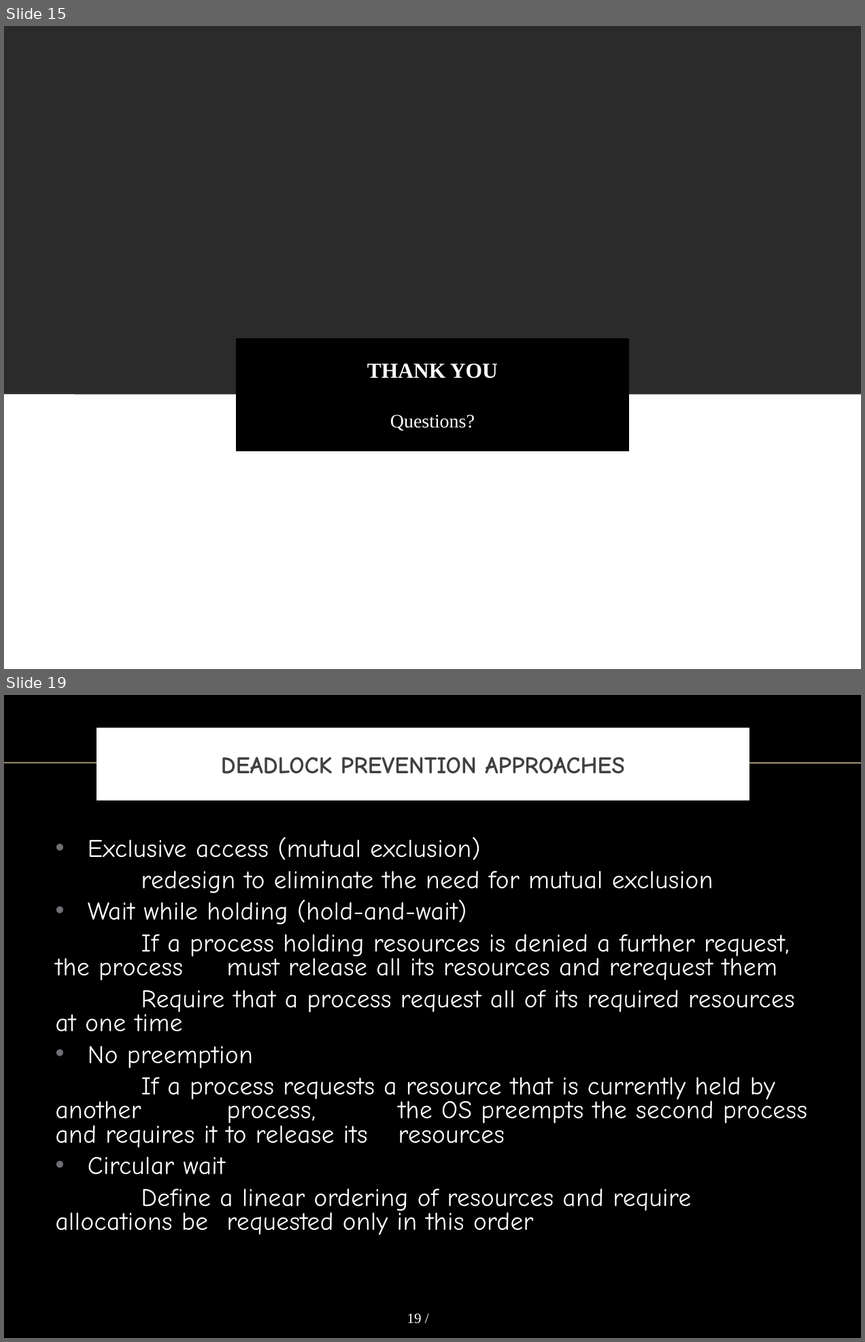
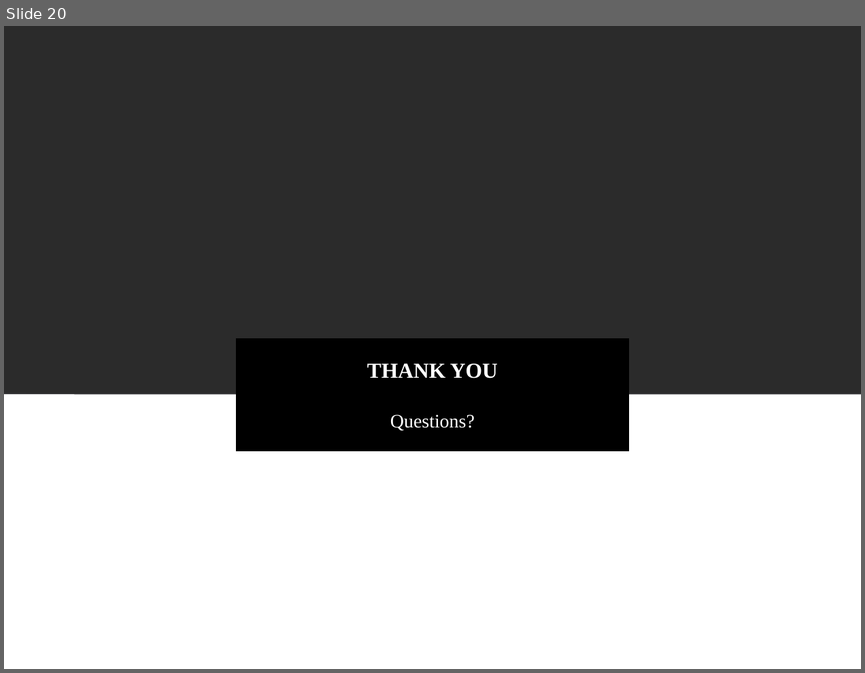
Before and after one commit to vong-srey/Paravantage, a slide deck: Presentation.pptx. Shown one above the other, each under a label of ours: slides 15 and 19 before the commit, slide 20 after it; the slides between them are not shown. The pictures are 865x1342 and 865x673 pixels, drawn with LibreOffice and Linux fonts; fonts in the diff are those of the drawing; background and template pictures are left out; a plain dark background stands for a picture behind light text. Boxes give left, top, right and bottom in pixels: in the first picture for what was removed or moved away, otherwise in the second. Text is boxed around its words. In the diff, an @@ line names an element or a change of style, - is before the commit and + after.

```diff
--- a/Presentation.pptx
+++ b/Presentation.pptx
@@ slide 19 removed at (4,695,861,1338), background picture (left out) @@
@@ title removed at (100,732,746,798) @@
-DEADLOCK PREVENTION APPROACHES
@@ line removed from (4, 763) to (861, 763) @@
@@ text removed at (56,837,807,1235) @@
-• Exclusive access (mutual exclusion)
-redesign to eliminate the need for mutual exclusion
-• Wait while holding (hold-and-wait)
-If a process holding resources is denied a further request, the process must release all its resources and rerequest them
-Require that a process request all of its required resources at one time
-• No preemption
-If a process requests a resource that is currently held by another process, the OS preempts the second process and requires it to release its resources
-• Circular wait
-Define a linear ordering of resources and require allocations be requested only in this order
@@ page number removed at (407,1313,422,1323) @@
-19 /
@@ what was slide 15 is now slide 20 @@
```
Also in this commit, not shown: 4 slides changed, 2 slides added, 3 other slides removed.
